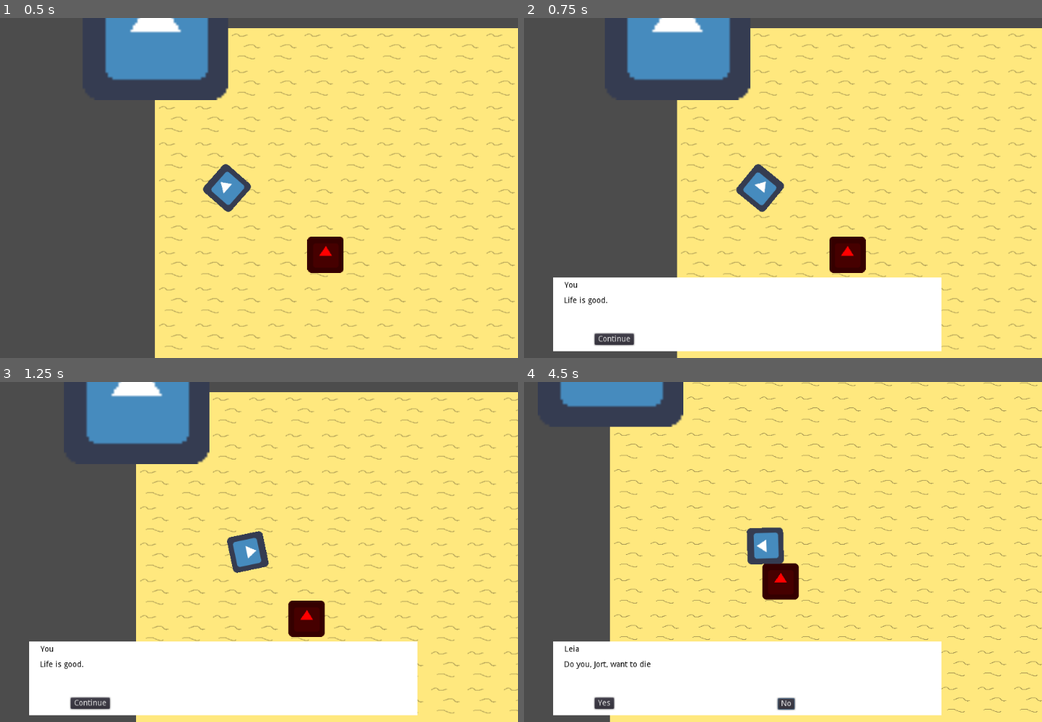
Above: before the commit, frames 1-4 (two rows, left to right).
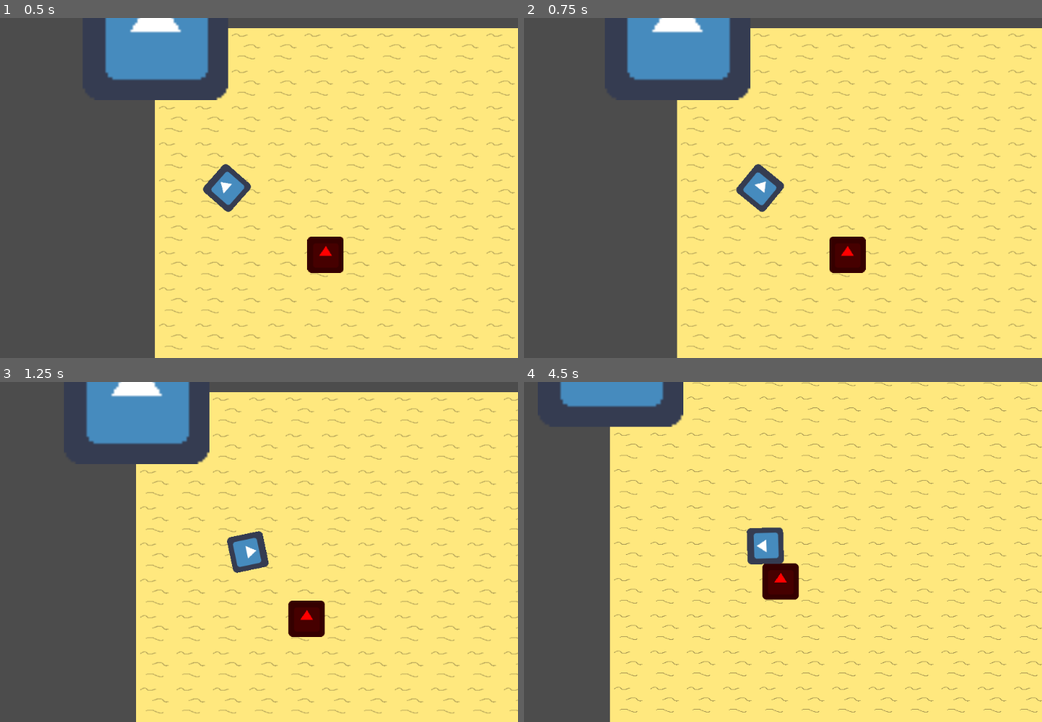
Above: after the commit, the same moments.

Repository: JortvD/ld49
Game: Godot game, scene res://scenes/MainScene.tscn
Two runs of this game, one before a commit and one after it. Both use one fixed random seed, a clock stepped at 60 frames per second and the inputs below. The engine's default icon, where the game draws it, is replaced by a stand-in: a white triangle on a blue panel in a dark square.
Inputs (mouse positions are in pixels of both pictures, inside the frame that each line leads up to):
- Up to frame 1 (0.5 s): no input
- Up to frame 2 (0.75 s): tap Enter at 0.5 s; move the mouse to (881, 171) at 0.52 s; hold Right (ui_right) from 0.53 s (still down); tap Space at 0.6 s
- Up to frame 3 (1.25 s): keep holding Right (ui_right); tap Space at 0.77, 1.07 s
- Up to frame 4 (4.5 s): release Right (ui_right) at 1.25 s; click (612, 701) at 1.25 s, where only the run before the commit has a clickable "Continue"; click (788, 705) at 2 s, where only the run before the commit has a clickable "No"; move the mouse to (632, 569) at 2.77 s; hold Down (ui_down) 2.78-3.53 s; move the mouse to (808, 477) at 3.52 s; hold Right (ui_right) 3.53-4.28 s; move the mouse to (720, 620) at 4.27 s; hold Up (ui_up) from 4.28 s (still down)

Frame 1 is identical in both runs. In frame 2, 16% of the frame differs, in the area x 5-81%, y 76-99%; in frame 3, 16%; in frame 4, 16%.
Error before the commit: Invalid get index 'id' (on base: 'Nil'). (res://dialog/DialogueSystem.gd:49)

Commit message:
Add custom system for NPCs

Diff:
--- a/dialog.json
+++ b/dialog.json
@@ -20,7 +20,7 @@
 					"name": "Leia",
 					"choices": [
 						{"text": "Yes", "next": "b1"},
-						{"text": "No", "next": "c2"}
+						{"text": "No", "next": "c1"}
 					]
 				},
 				{
--- a/dialog/DialogueSystem.gd
+++ b/dialog/DialogueSystem.gd
@@ -45,6 +45,11 @@
 		if(i["id"] == id):
 			message = i
 			break
+
+	if(message == null):
+		printerr("DialogueSystem - could not find message")
+		crash_dialog()
+		return
 
 	cur_story.node._story_message(message.id)
 	cur_message = message
@@ -96,6 +101,11 @@
 			cur_story.node._story_exit(cur_message.id)
 			cur_story = null
 			cur_message = null
+
+func crash_dialog():
+	hide_dialog()
+	cur_story = null
+	cur_message = null
 
 func parse_text(text, dict):
 	var newstr = ""
--- /dev/null
+++ b/npc/Handler1.gd
@@ -0,0 +1,22 @@
+extends Node
+
+func _ready():
+	$"..".child = self
+
+func _input(event):
+	if event is InputEventKey and event.pressed and $"..".player_close:
+		if event.scancode == KEY_SPACE:
+			$"/root/MainScene/CanvasLayer/Dialog".start_story("test", {"name": "Jort"}, {"lifes": 5}, self)
+
+func _story_message(id):
+	pass
+
+func _story_exit(id):
+	pass
+
+func _handle_entering_player(distance):
+	$"..".show_text()
+	$"..".set_text("Press SPACE")
+
+func _handle_leaving_player(distance):
+	$"..".hide_text()
--- a/npc/NPC.gd
+++ b/npc/NPC.gd
@@ -1,7 +1,11 @@
 extends KinematicBody2D
 
+var DISTANCE_TO_CLOSE = 100
+
+var child
 var speed = 50
 var path : = PoolVector2Array()
+var player_close = false
 
 func _process(delta):
 	# Calculate the movement distance for this frame
@@ -19,3 +23,28 @@
 			path.remove(0)
 		# Update the distance to walk
 		distance_to_walk -= distance_to_next_point
+
+	var distance = position.distance_to($"/root/MainScene/Player".position)
+	if distance <= DISTANCE_TO_CLOSE:
+		if !player_close:
+			player_close = true
+			child._handle_entering_player(distance)
+	else:
+		if player_close:
+			player_close = false
+			child._handle_leaving_player(distance)
+
+func _story_message(id):
+	child._story_message(id)
+
+func _story_exit(id):
+	child._story_exit(id)
+
+func show_text():
+	$Label.visible = true
+
+func hide_text():
+	$Label.visible = false
+
+func set_text(text):
+	$Label.text = text
--- a/npc/NPC.tscn
+++ b/npc/NPC.tscn
@@ -14,3 +14,14 @@
 [node name="CollisionShape2D" type="CollisionShape2D" parent="."]
 scale = Vector2( 3, 3 )
 shape = SubResource( 1 )
+
+[node name="Label" type="Label" parent="."]
+margin_left = -73.0
+margin_top = -52.0
+margin_right = 74.0
+margin_bottom = -38.0
+custom_colors/font_color = Color( 0, 0, 0, 1 )
+align = 1
+__meta__ = {
+"_edit_use_anchors_": false
+}
--- a/scenes/MainScene.gd
+++ b/scenes/MainScene.gd
@@ -14,14 +14,3 @@
 			var path = $Navigation2D.get_simple_path($NPC.position, $Player.position)
 			$Line2D.points = path
 			$NPC.path = path
-
-func _input(event):
-	if event is InputEventKey and event.pressed:
-		if event.scancode == KEY_SPACE:
-			$"CanvasLayer/Dialog".start_story("test", {"name": "Jort"}, {"lifes": 5}, self)
-
-func _story_message(i):
-	pass
-
-func _story_exit(i):
-	pass
--- a/scenes/MainScene.tscn
+++ b/scenes/MainScene.tscn
@@ -8,6 +8,7 @@
 [ext_resource path="res://building/Building.tscn" type="PackedScene" id=6]
 [ext_resource path="res://dialog/DialogueSystem.tscn" type="PackedScene" id=7]
 [ext_resource path="res://objects/Fire.tscn" type="PackedScene" id=8]
+[ext_resource path="res://npc/Handler1.gd" type="Script" id=9]
 
 [sub_resource type="NavigationPolygon" id=1]
 vertices = PoolVector2Array( -232, -224, 105.1, -243.29, 90.9422, -162.117, -150.69, -153.622, -384, 104, -145.97, 116.326, -152, 256, 129.641, 118.214, 129.641, -171.556, 523.237, -174.388, 432, 240, 160, 232, 134.361, 210.713, 56, 264 )
@@ -26,6 +27,9 @@
 position = Vector2( 126.504, 282.362 )
 
 [node name="NPC" parent="." instance=ExtResource( 3 )]
+
+[node name="Handler" type="Node" parent="NPC"]
+script = ExtResource( 9 )
 
 [node name="Navigation2D" type="Navigation2D" parent="."]
 
Not shown: 1 places in scenes/MainScene.tscn that only renumber resources
